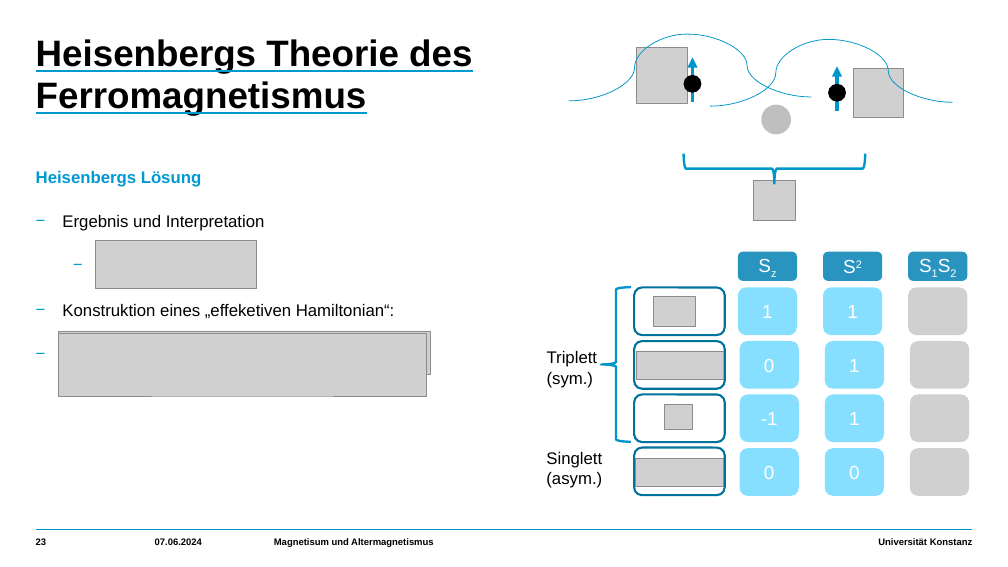
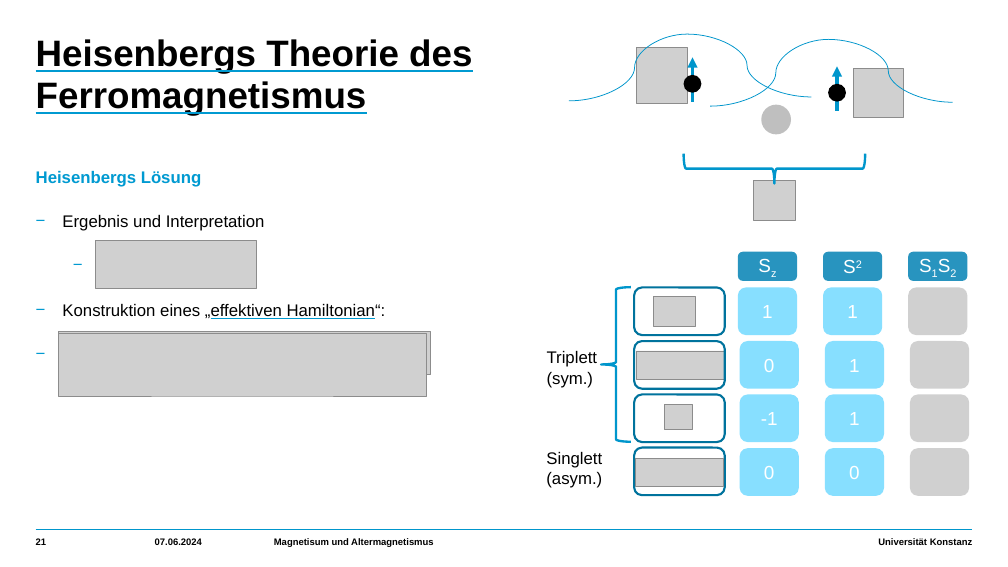
Before and after one commit to HolykingJulex/EstimateSeminar, a slide deck: slide 21 of Vortrag.pptx (slide 23 before the commit). Drawn at 1008x567 pixels with LibreOffice and Linux fonts; fonts in the diff are those of the drawing; grey boxes stand for pictures. Boxes give left, top, right and bottom in pixels: in the first picture for what was removed or moved away, otherwise in the second. Text is boxed around its words. In the diff, an @@ line names an element or a change of style, - is before the commit and + after.

```diff
--- a/Vortrag.pptx
+++ b/Vortrag.pptx
@@ text at (62,304,386,319): text changed @@
-    − Konstruktion eines „effeketiven Hamiltonian“:
+    − Konstruktion eines „effektiven Hamiltonian“:
@@ page number at (36,538,47,545): text changed @@
-23
+21
```
Also in this commit, not shown: 35 other slides changed, 3 slides added, 4 slides removed, 3 other files.
